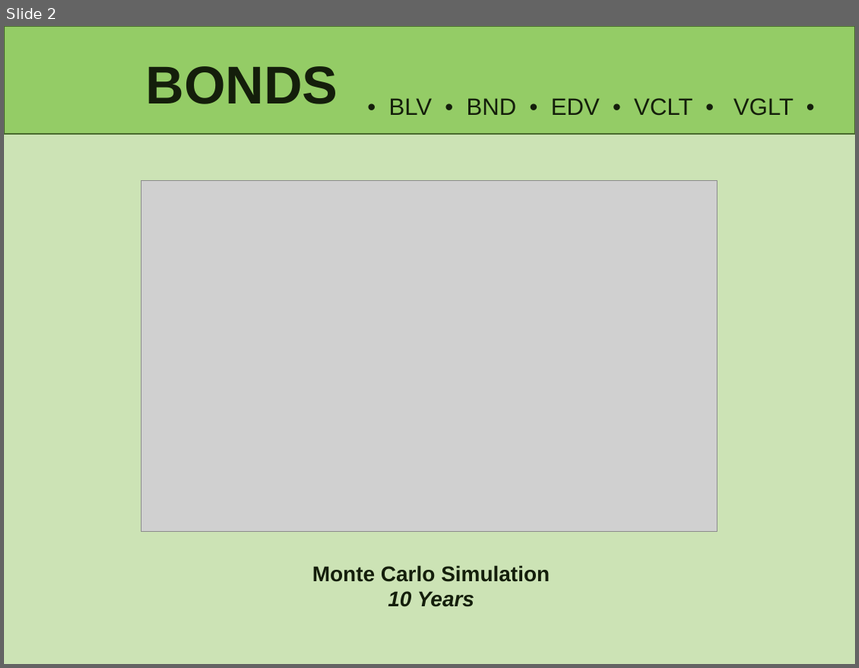
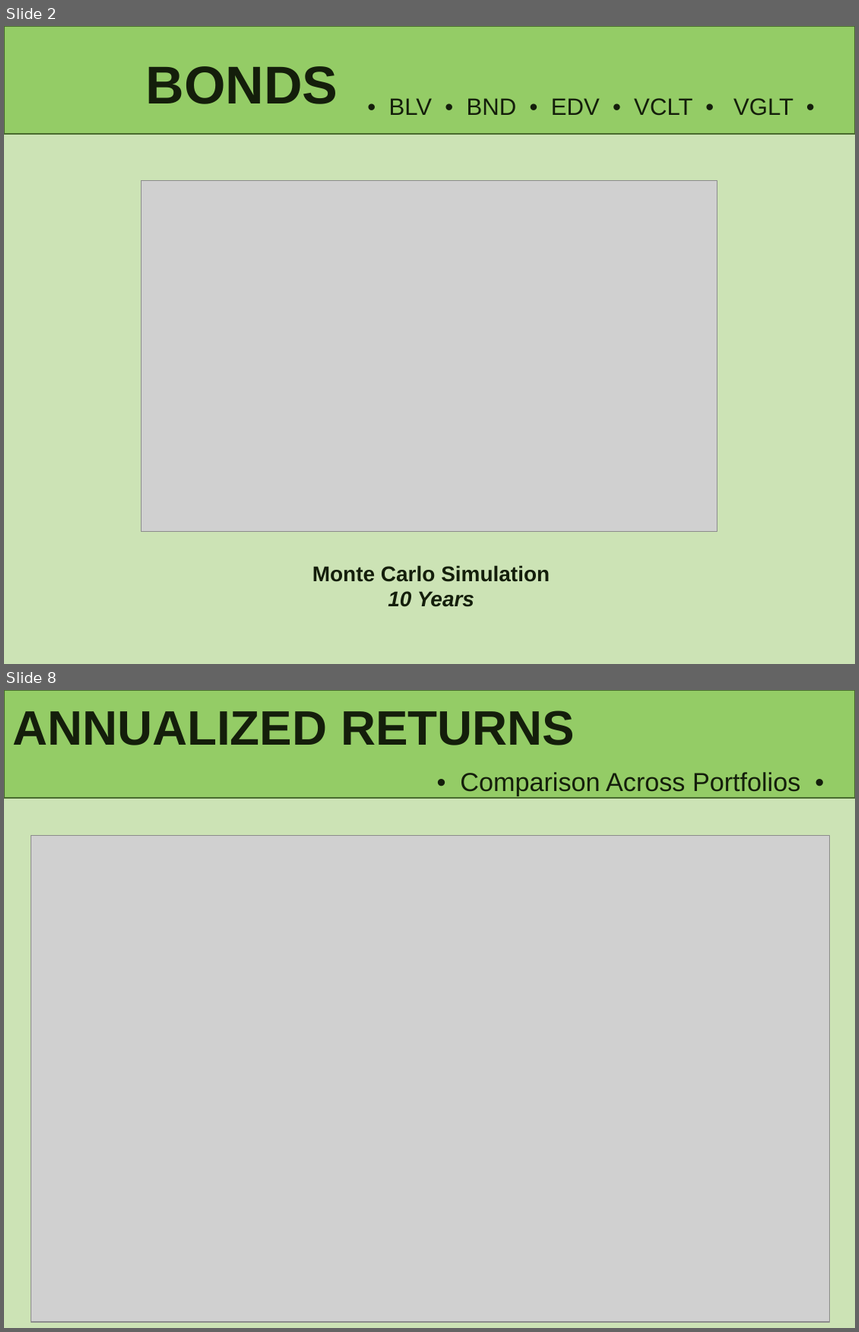
Before and after one commit to lindseyhardouin/Challenging_the_Status_Quo, a slide deck: presentation/P1- Challening the Status Quo.pptx. Shown one above the other, each under a label of ours: slide 2 before the commit, slides 2 and 8 after it; the slides between them are not shown. The pictures are 859x668 and 859x1332 pixels, drawn with LibreOffice and Linux fonts; fonts in the diff are those of the drawing; grey boxes stand for pictures. Boxes give left, top, right and bottom in pixels: in the first picture for what was removed or moved away, otherwise in the second. Text is boxed around its words. In the diff, an @@ line names an element or a change of style, - is before the commit and + after.

```diff
--- a/presentation/P1- Challening the Status Quo.pptx
+++ b/presentation/P1- Challening the Status Quo.pptx
@@ slide 8 added at [4, 690, 855, 1328], background #CCE3B5; not listed: 1 template element that a slide beside it also shows @@
@@ title added at [12, 711, 575, 745], 41 pt, text #141E0B, bold @@
+ANNUALIZED RETURNS
@@ text added at [460, 772, 800, 796], 22 pt, text #141E0B @@
+• Comparison Across Portfolios •
@@ picture added at [31, 836, 829, 1322] @@
```
Also in this commit, not shown: 3 slides changed, 6 other slides added, 2 slides removed.
